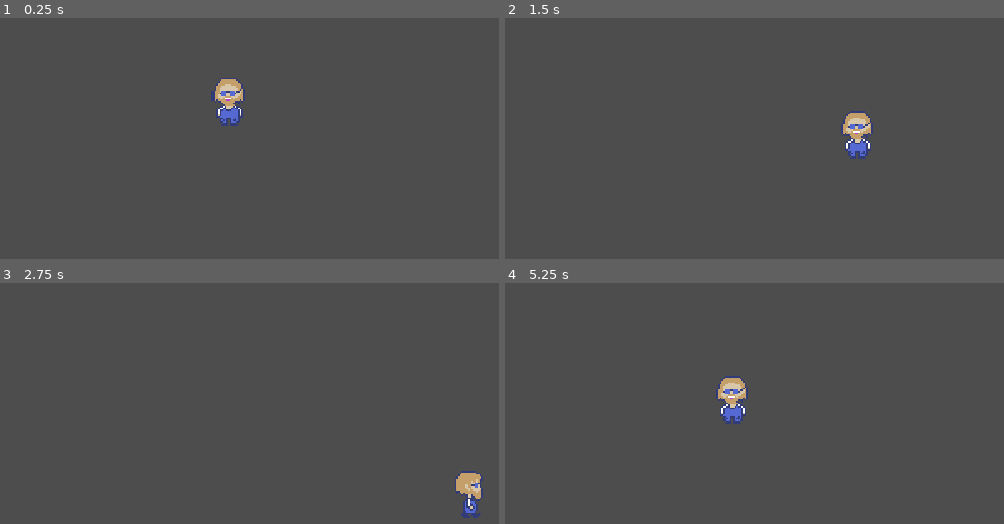
Above: before the commit, frames 1-4 (two rows, left to right).
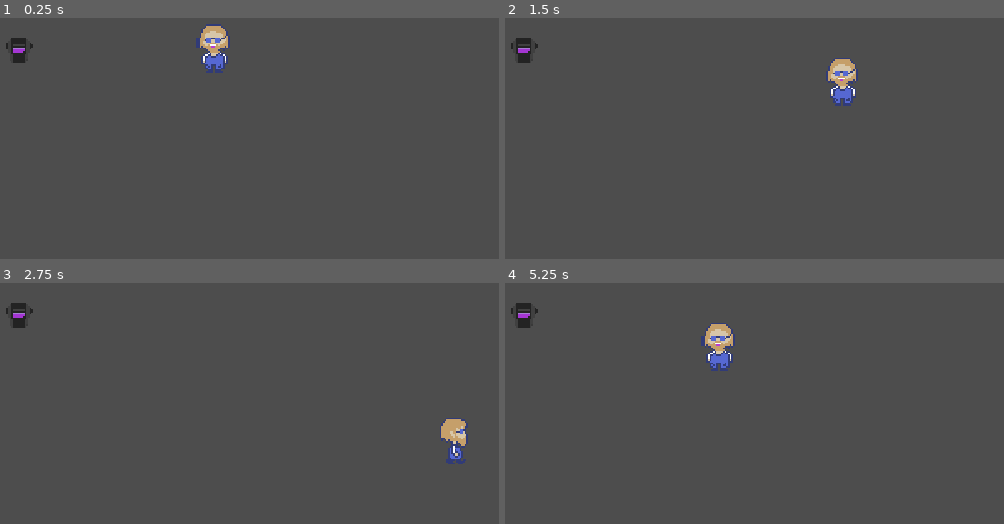
Above: after the commit, the same moments.

Repository: Morgowka/TheMalahit
Game: Godot game, scene res://node_2d.tscn
Same seed, same stepped clock (60 frames per second), same inputs: the game is played once before the commit and once after it. Before the commit the project starts from res://playground.tscn.
Inputs:
- Up to frame 1 (0.25 s): no input
- Up to frame 2 (1.5 s): tap Enter at 0.5 s; hold Right (right) 0.53-1.28 s; hold Z (interact, bound only after the commit) 0.53-1.28 s; hold Down (down) from 1.28 s (still down); tap Z (interact, bound only after the commit) at 1.35 s
- Up to frame 3 (2.75 s): release Down (down) at 2.03 s; hold Right (right) from 2.03 s (still down); hold Z (interact, bound only after the commit) from 2.03 s (still down)
- Up to frame 4 (5.25 s): release Right (right) at 2.78 s; release Z (interact, bound only after the commit) at 2.78 s; hold Up (up) 2.78-3.53 s; tap Z (interact, bound only after the commit) at 2.85, 4.35 s; hold Z (interact, bound only after the commit) 3.53-4.28 s; hold Left (left) 3.53-5.03 s; hold Down (down) from 5.03 s (still down); hold Z (interact, bound only after the commit) from 5.03 s (still down)

The runs differ from the first frame. In frame 1, 2.3% of the frame differs, in the area x 1-50%, y 2-45%; in frame 2, 2.2%; in frame 3, 1.8%; in frame 4, 2.2%.

Commit message:
interaction 2

Diff:
--- a/interacting_component.tscn
+++ b/interacting_component.tscn
@@ -1,9 +1,10 @@
 [gd_scene format=3 uid="uid://d3xltjwnf4eks"]
 
 [ext_resource type="Script" uid="uid://c4t5y7gxatjpm" path="res://interacting_component.gd" id="1_0w7yd"]
+[ext_resource type="Texture2D" uid="uid://cp7bh4vr1e1ld" path="res://assets/mask/Снарядить.png" id="2_3rmx8"]
 
 [sub_resource type="CircleShape2D" id="CircleShape2D_3rmx8"]
-radius = 32.06244
+radius = 54.120235
 
 [node name="InteractingComponent" type="Node2D" unique_id=1182497368]
 script = ExtResource("1_0w7yd")
@@ -22,13 +23,20 @@
 anchor_right = 0.5
 anchor_bottom = 0.5
 offset_left = -39.0
-offset_top = -24.5
+offset_top = -57.0
 offset_right = 39.0
-offset_bottom = 25.0
+offset_bottom = -7.5
 grow_horizontal = 2
 grow_vertical = 2
-text = "E to equip
+text = "Z to equip
 "
+
+[node name="InteractButton" type="Button" parent="." unique_id=1736703472]
+offset_left = 219.0
+offset_top = -80.0
+offset_right = 323.0
+offset_bottom = -40.0
+icon = ExtResource("2_3rmx8")
 
 [connection signal="area_entered" from="InteractRange" to="." method="_on_interact_range_area_entered"]
 [connection signal="area_exited" from="InteractRange" to="." method="_on_interact_range_area_exited"]
--- /dev/null
+++ b/mask.gd
@@ -0,0 +1,34 @@
+extends Area2D
+
+# Сюда в инспекторе Godot нужно перетащить файл SpriteFrames с новой маской
+@export var new_player_sprite_frames: SpriteFrames
+
+# Функция, которая вызывается при взаимодействии
+# ВАЖНО: убедитесь, что ваш игрок передает себя (self) в эту функцию
+func interact(player):
+ if player == null:
+  return
+
+ # Ищем узел AnimatedSprite2D именно ВНУТРИ игрока
+ var player_sprite = player.get_node_or_null("AnimatedSprite2D")
+
+ if player_sprite != null:
+  # Меняем набор анимаций игрока на новый (в маске)
+  player_sprite.sprite_frames = new_player_sprite_frames
+
+  # Запускаем анимацию, чтобы спрайт обновился мгновенно
+  if player_sprite.sprite_frames.has_animation("idle_mask"):
+   player_sprite.play("idle_mask")
+
+  print("Маска надета!")
+
+  # Если вы хотите, чтобы маска исчезла после того, как её надели:
+  # queue_free()
+ else:
+  print("Ошибка: У игрока не найден узел AnimatedSprite2D")
+
+# Если вы используете сигналы Area2D (например, наступаете на маску)
+func _on_body_entered(body):
+ # Проверяем, что вошедшее тело — это игрок (например, по имени или группе)
+ if body.name == "Player" or body.is_in_group("player"):
+  interact(body)
--- a/mask.tscn
+++ b/mask.tscn
@@ -1,5 +1,6 @@
 [gd_scene format=3 uid="uid://trklc2vpxgum"]
 
+[ext_resource type="Script" uid="uid://iminnif77w4b" path="res://mask.gd" id="1_1rsgv"]
 [ext_resource type="Texture2D" uid="uid://bv5idix4p0ks2" path="res://assets/МаскаПеред.png" id="1_oilhy"]
 [ext_resource type="PackedScene" uid="uid://d1l0t7jqpkxgu" path="res://interactable.tscn" id="2_1rsgv"]
 
@@ -8,7 +9,10 @@
 [sub_resource type="CircleShape2D" id="CircleShape2D_hgd7e"]
 radius = 37.054016
 
-[node name="Mask" type="StaticBody2D" unique_id=313168478]
+[node name="Mask" type="Area2D" unique_id=793678251]
+collision_layer = 4
+collision_mask = 2
+script = ExtResource("1_1rsgv")
 
 [node name="CollisionShape2D" type="CollisionShape2D" parent="." unique_id=445886306]
 shape = SubResource("CircleShape2D_8yek2")
--- a/node_2d.tscn
+++ b/node_2d.tscn
@@ -1,6 +1,14 @@
 [gd_scene format=3 uid="uid://cjd5yc4r2umcv"]
 
 [ext_resource type="Script" uid="uid://c0jmuleupns5n" path="res://Scripts/node_2d.gd" id="1_wtcfe"]
+[ext_resource type="PackedScene" uid="uid://trklc2vpxgum" path="res://mask.tscn" id="2_epypp"]
+[ext_resource type="PackedScene" uid="uid://cv6b8pxq561yj" path="res://player.tscn" id="3_0hol4"]
 
 [node name="Node2D" type="Node2D" unique_id=2030468593]
 script = ExtResource("1_wtcfe")
+
+[node name="Mask" parent="." unique_id=313168478 instance=ExtResource("2_epypp")]
+position = Vector2(105, 107)
+
+[node name="Player" parent="." unique_id=1298104728 instance=ExtResource("3_0hol4")]
+position = Vector2(223, 107)
--- a/player.tscn
+++ b/player.tscn
@@ -1,8 +1,9 @@
-[gd_scene format=3 uid="uid://bo4opnevbgyhh"]
+[gd_scene format=3 uid="uid://cv6b8pxq561yj"]
 
 [ext_resource type="Texture2D" uid="uid://cp12fbi2s5ohs" path="res://assets/sprites/Палыч.png" id="1_4flbx"]
-[ext_resource type="Script" uid="uid://x6nt12rcuhac" path="res://Scripts/player.gd" id="1_onrkg"]
+[ext_resource type="Script" path="res://Scripts/player.gd" id="1_onrkg"]
 [ext_resource type="Texture2D" uid="uid://c41botqoubcv1" path="res://assets/sprites/Палыч (2).png" id="3_i3pqv"]
+[ext_resource type="PackedScene" uid="uid://d1l0t7jqpkxgu" path="res://interactable.tscn" id="4_hqtel"]
 
 [sub_resource type="CapsuleShape2D" id="CapsuleShape2D_wt17y"]
 
@@ -313,7 +314,11 @@
 "speed": 5.0
 }]
 
+[sub_resource type="CircleShape2D" id="CircleShape2D_sweqy"]
+radius = 27.0
+
 [node name="Player" type="CharacterBody2D" unique_id=1298104728]
+collision_layer = 2
 script = ExtResource("1_onrkg")
 
 [node name="CollisionShape2D" type="CollisionShape2D" parent="." unique_id=951978515]
@@ -323,6 +328,10 @@
 texture_filter = 1
 position = Vector2(1, 0)
 sprite_frames = SubResource("SpriteFrames_pbfsw")
-animation = &"run"
-frame = 1
-frame_progress = 0.07302657
+animation = &"idle_mask_left"
+
+[node name="Interactable" parent="." unique_id=1674215485 instance=ExtResource("4_hqtel")]
+collision_layer = 4
+
+[node name="CollisionShape2D" type="CollisionShape2D" parent="Interactable" unique_id=1214890377]
+shape = SubResource("CircleShape2D_sweqy")
--- a/playground.tscn
+++ b/playground.tscn
@@ -1,8 +1,16 @@
-[gd_scene format=3 uid="uid://j7baq15ho2an"]
+[gd_scene format=3 uid="uid://d0ltym15p7yno"]
 
-[ext_resource type="PackedScene" uid="uid://bo4opnevbgyhh" path="res://player.tscn" id="1_rupst"]
+[ext_resource type="PackedScene" uid="uid://cv6b8pxq561yj" path="res://player.tscn" id="1_rupst"]
+[ext_resource type="PackedScene" uid="uid://trklc2vpxgum" path="res://mask.tscn" id="2_wt17y"]
+[ext_resource type="PackedScene" uid="uid://d3xltjwnf4eks" path="res://interacting_component.tscn" id="3_m8u5f"]
 
 [node name="playground" type="Node2D" unique_id=623246762]
 
 [node name="Player" parent="." unique_id=1298104728 instance=ExtResource("1_rupst")]
 position = Vector2(232, 139)
+
+[node name="Mask" parent="." unique_id=313168478 instance=ExtResource("2_wt17y")]
+position = Vector2(212.2775, 182.40607)
+
+[node name="InteractingComponent" parent="." unique_id=1182497368 instance=ExtResource("3_m8u5f")]
+position = Vector2(112, 126)
--- a/project.godot
+++ b/project.godot
@@ -11,7 +11,7 @@
 [application]
 
 config/name="Game"
-run/main_scene="uid://j7baq15ho2an"
+run/main_scene="uid://cjd5yc4r2umcv"
 config/features=PackedStringArray("4.6", "Forward Plus")
 config/icon="res://icon.svg"
 
@@ -25,6 +25,11 @@
 
 [input]
 
+interact={
+"deadzone": 0.2,
+"events": [Object(InputEventKey,"resource_local_to_scene":false,"resource_name":"","device":-1,"window_id":0,"alt_pressed":false,"shift_pressed":false,"ctrl_pressed":false,"meta_pressed":false,"pressed":false,"keycode":0,"physical_keycode":90,"key_label":0,"unicode":122,"location":0,"echo":false,"script":null)
+]
+}
 up={
 "deadzone": 0.2,
 "events": [Object(InputEventKey,"resource_local_to_scene":false,"resource_name":"","device":-1,"window_id":0,"alt_press …(195 unchanged characters)…
@@ -47,9 +52,14 @@
 }
 mask={
 "deadzone": 0.2,
-"events": [Object(InputEventKey,"resource_local_to_scene":false,"resource_name":"","device":-1,"window_id":0,"alt_pressed":false,"shift_pressed":false,"ctrl_pressed":false,"meta_pressed":false,"pressed":false,"keycode":0,"physical_keycode":90,"key_label":0,"unicode":122,"location":0,"echo":false,"script":null)
-]
+"events": []
 }
+
+[layer_names]
+
+2d_render/layer_2="player"
+2d_render/layer_3="interactions"
+2d_physics/layer_2="interaction"
 
 [physics]
 
@@ -57,6 +67,7 @@
 
 [rendering]
 
+textures/canvas_textures/default_texture_filter=0
 rendering_device/driver.windows="d3d12"
 textures/size/window_height_override=0
 textures/size/window_width_override=0
Binary file removed: 0e039ea334becbdd4cbd3cd59f0791b7.png
Not shown, changed: assets/enemy/0e039ea334becbdd4cbd3cd59f0791b7.png.import
Binary file added: assets/mask/Снарядить.png
Not shown, changed: assets/mask/Снарядить.png.import
Not shown, added: mask.gd.uid
